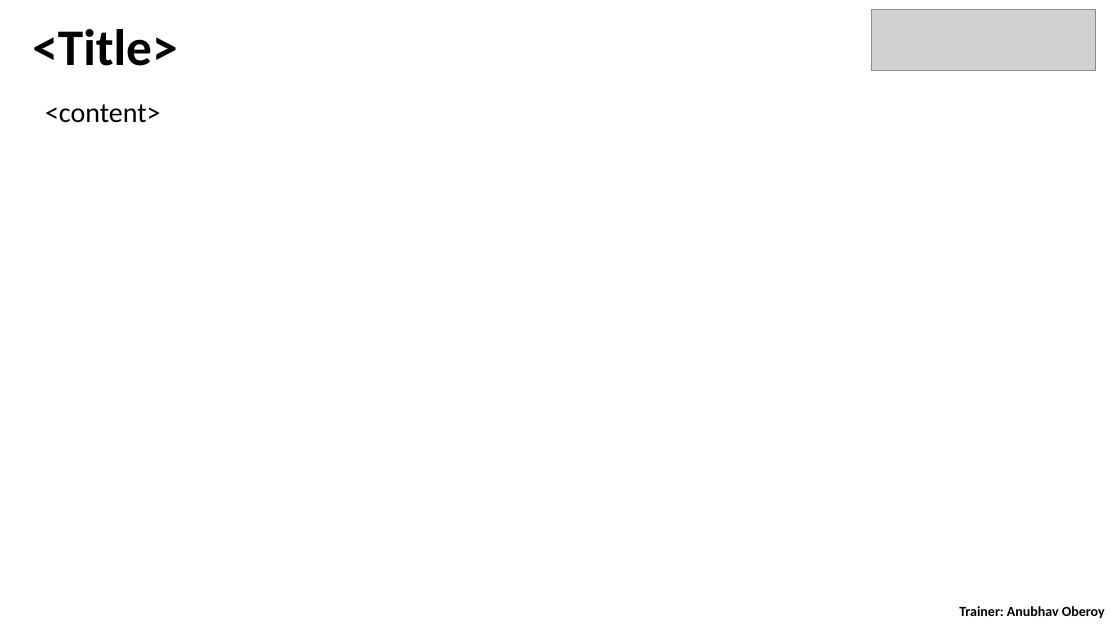
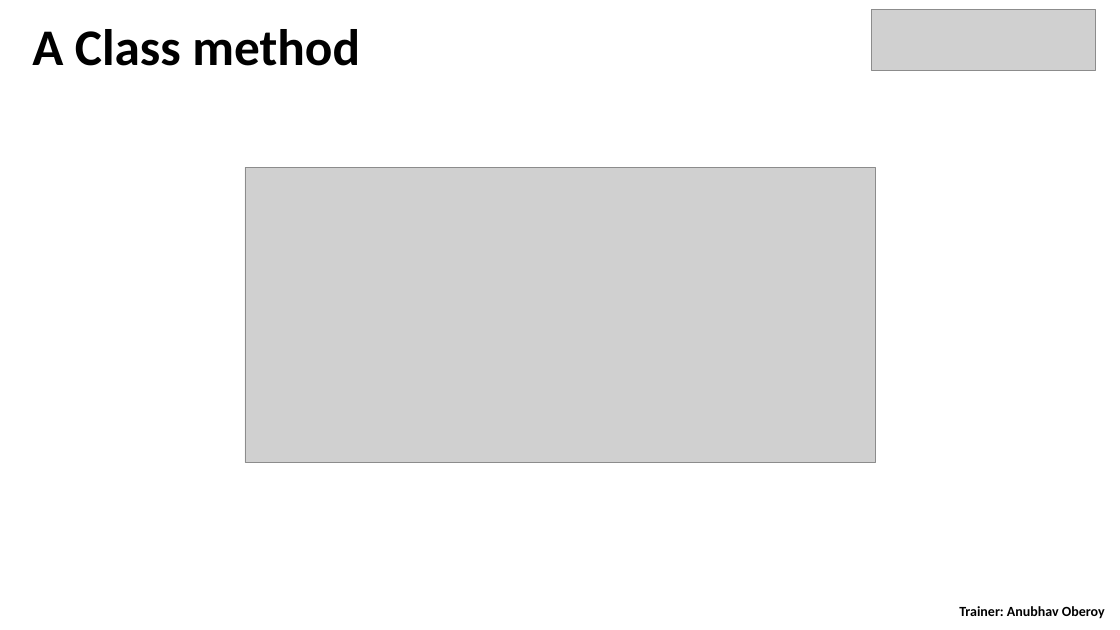
Before and after one commit to Grayser93/S4D400_Introduction_to_ABAP_on_S4HANA, a slide deck: slide 22 of day 4/S4D400 - Day 4.pptx. Drawn at 1120x630 pixels with LibreOffice and Linux fonts; fonts in the diff are those of the drawing; grey boxes stand for pictures. Boxes give left, top, right and bottom in pixels: in the first picture for what was removed or moved away, otherwise in the second. Text is boxed around its words. In the diff, an @@ line names an element or a change of style, - is before the commit and + after.

```diff
--- a/day 4/S4D400 - Day 4.pptx
+++ b/day 4/S4D400 - Day 4.pptx
@@ text at bbox=[32, 29, 360, 66]: text changed @@
-<Title>
+A Class method
@@ text removed at bbox=[45, 104, 161, 123] @@
-<content>
@@ picture added at bbox=[245, 167, 875, 462] @@
```
Also in this commit, not shown: 10 other slides changed, 1 slide added, 11 slides removed, 6 other files.
